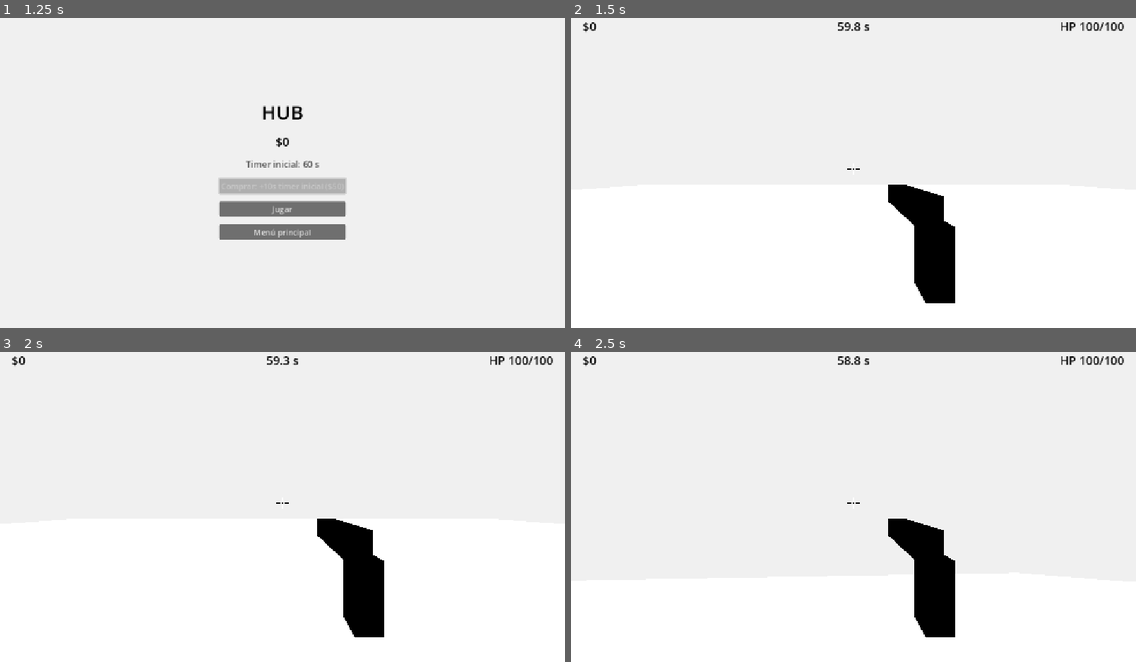
Above: before the commit, frames 1-4 (two rows, left to right).
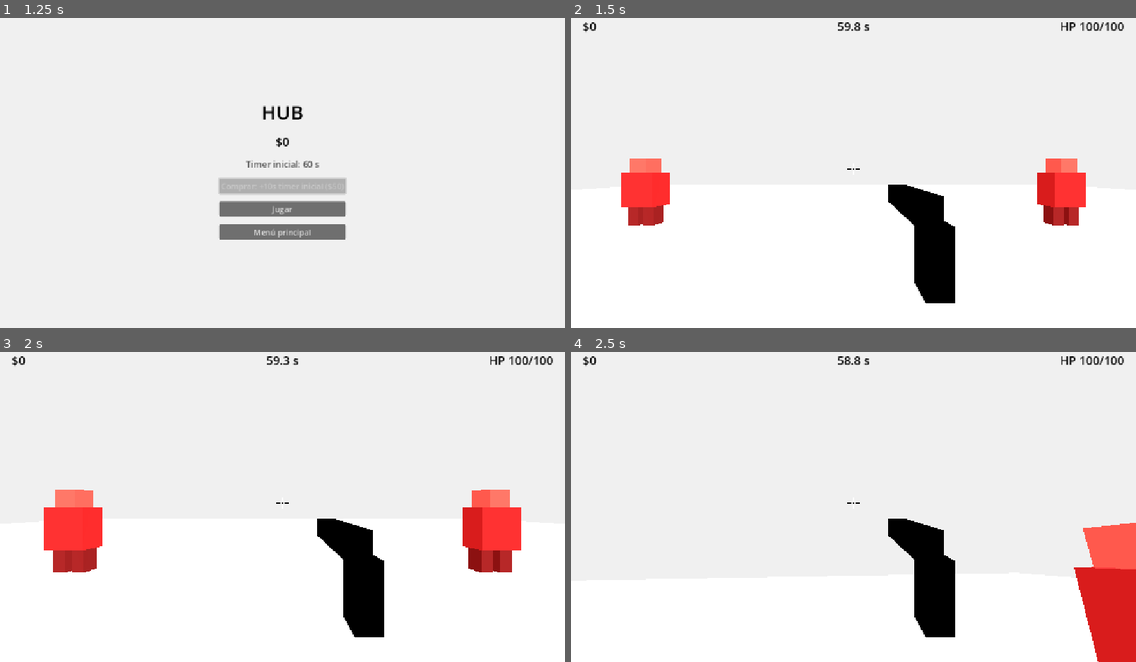
Above: after the commit, the same moments.

Repository: Veilen1/Deadline
Game: Godot game, scene res://scenes/ui/main_menu.tscn
The game is run twice, just before and just after one commit, with the same random seed, the same clock (stepped at 60 frames per second) and the same inputs.
Inputs (mouse positions are in pixels of both pictures, inside the frame that each line leads up to):
- Up to frame 1 (1.25 s): click "Jugar" at 0.5 s
- Up to frame 2 (1.5 s): click "Jugar" at 1.25 s
- Up to frame 3 (2 s): no input
- Up to frame 4 (2.5 s): move the mouse to (881, 500) at 2.02 s; press the mouse at (881, 500) at 2.03 s; hold W (move_forward) from 2.03 s (still down)

Frame 1 is identical in both runs. In frame 2, 3.1% of the frame differs, in the area x 8-92%, y 45-67%; in frame 3, 4.7%, in the area x 7-93%, y 44-72%; in frame 4, 3.9%.

Commit message:
feat(zone): colocar cuatro enemigos en la arena

Diff:
--- a/scenes/levels/zone_01.tscn
+++ b/scenes/levels/zone_01.tscn
@@ -51,5 +51,14 @@
 [node name="SpawnPoint3" type="Marker3D" parent="."]
 transform = Transform3D(1, 0, 0, 0, 1, 0, 0, 0, 1, 0, 1, 6)
 
-[node name="EnemyBase" parent="." instance=ExtResource("2_enemy")]
+[node name="Enemy1" parent="." instance=ExtResource("2_enemy")]
+transform = Transform3D(1, 0, 0, 0, 1, 0, 0, 0, 1, -6, 1, -6)
+
+[node name="Enemy2" parent="." instance=ExtResource("2_enemy")]
+transform = Transform3D(1, 0, 0, 0, 1, 0, 0, 0, 1, 6, 1, -6)
+
+[node name="Enemy3" parent="." instance=ExtResource("2_enemy")]
+transform = Transform3D(1, 0, 0, 0, 1, 0, 0, 0, 1, 0, 1, 6)
+
+[node name="Enemy4" parent="." instance=ExtResource("2_enemy")]
 transform = Transform3D(1, 0, 0, 0, 1, 0, 0, 0, 1, 4, 1, 4)
